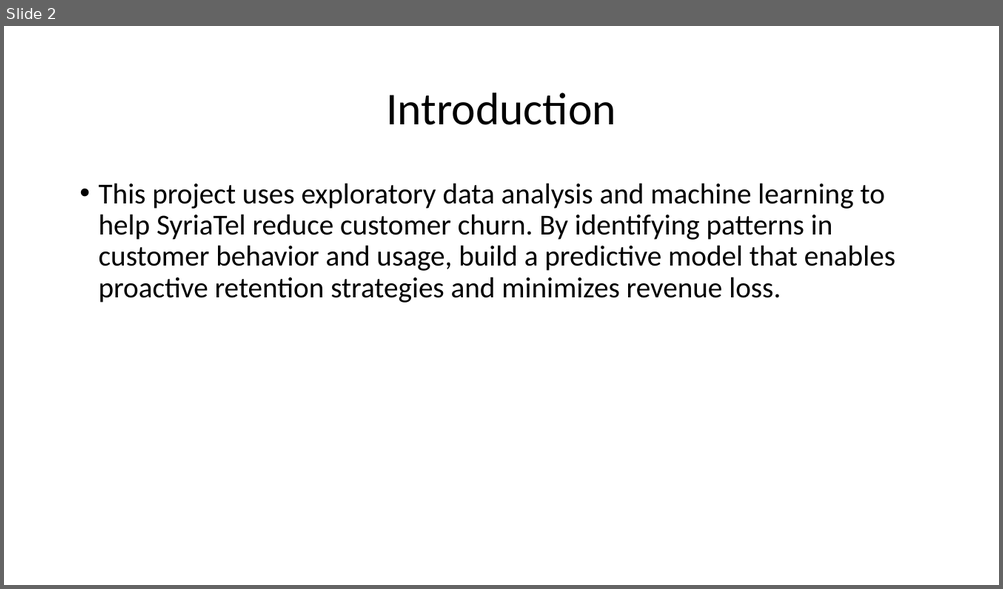
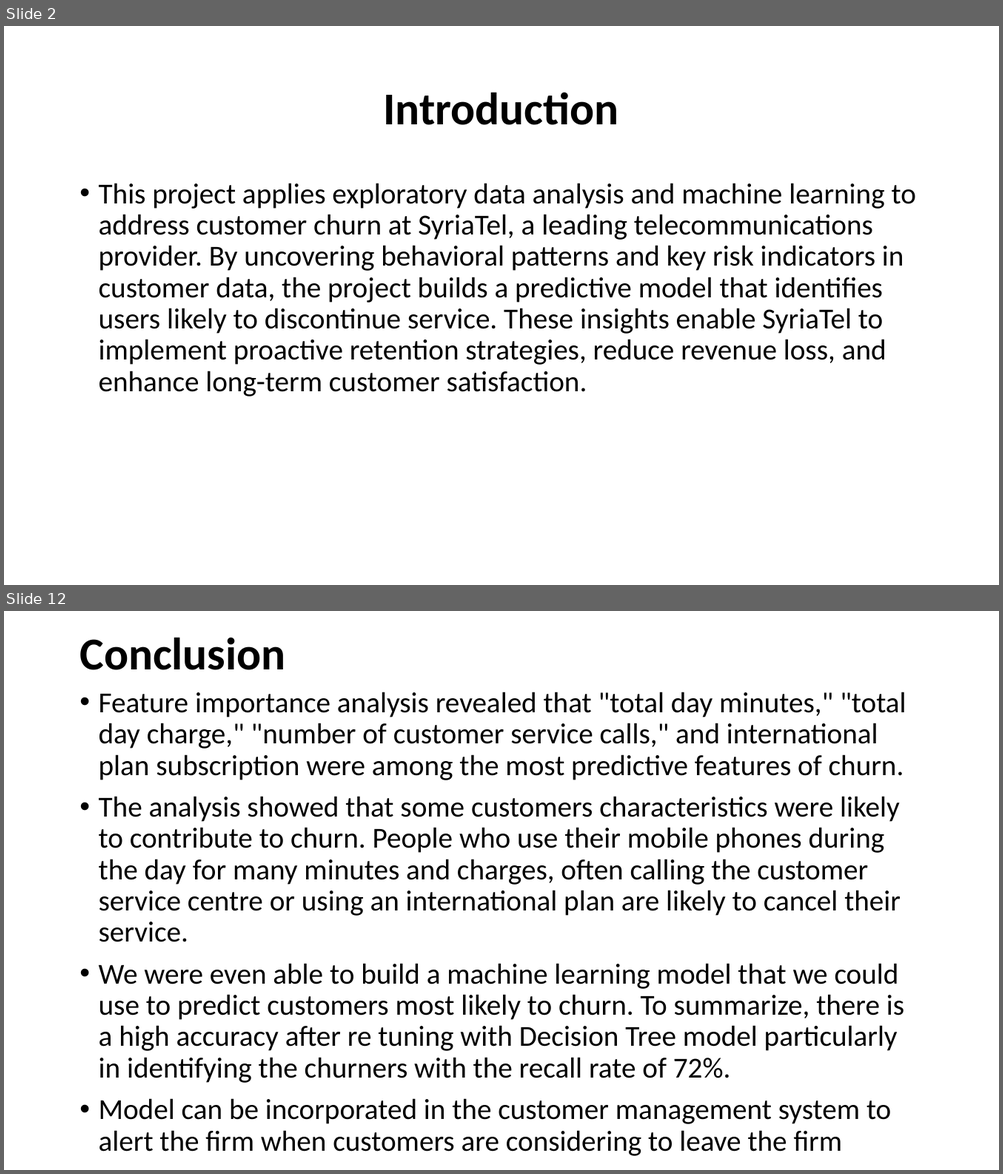
Before and after one commit to Dantonkip/Phase_3-project, a slide deck: Powepoint.pptx. Shown one above the other, each under a label of ours: slide 2 before the commit, slides 2 and 12 after it; the slides between them are not shown. The pictures are 1003x589 and 1003x1174 pixels, drawn with LibreOffice and Linux fonts; fonts in the diff are those of the drawing; background and template pictures are left out. Boxes give left, top, right and bottom in pixels: in the first picture for what was removed or moved away, otherwise in the second. Text is boxed around its words. In the diff, an @@ line names an element or a change of style, - is before the commit and + after.

```diff
--- a/Powepoint.pptx
+++ b/Powepoint.pptx
@@ slide 12 added at [4,611,999,1170], background picture (left out) @@
@@ title added at [79,637,285,670], 44 pt, text #000000, bold @@
+Conclusion
@@ text added at [99,692,905,1156], 28 pt, text #000000 @@
+• Feature importance analysis revealed that "total day minutes," "total day charge," "number of customer service calls," and international plan subscription were among the most predictive features of churn.
+• The analysis showed that some customers characteristics were likely to contribute to churn. People who use their mobile phones during the day for many minutes and charges, often calling the customer service centre or using an international plan are likely to cancel their service.
+• We were even able to build a machine learning model that we could use to predict customers most likely to churn. To summarize, there is a high accuracy after re tuning with Decision Tree model particularly in identifying the churners with the recall rate of 72%.
+• Model can be incorporated in the customer management system to alert the firm when customers are considering to leave the firm
@@ slide 2 changed as well @@
@@ title "Introduction" at [383,92,618,125]: bold on @@
@@ text at [99,183,916,397]: text changed @@
-• This project uses exploratory data analysis and machine learning to help SyriaTel reduce customer churn. By identifying patterns in customer behavior and usage, build a predictive model that enables proactive retention strategies and minimizes revenue loss.
+• This project applies exploratory data analysis and machine learning to address customer churn at SyriaTel, a leading telecommunications provider. By uncovering behavioral patterns and key risk indicators in customer data, the project builds a predictive model that identifies users likely to discontinue service. These insights enable SyriaTel to implement proactive retention strategies, reduce revenue loss, and enhance long-term customer satisfaction.
```
Also in this commit, not shown: 1 other slide changed, 10 other slides added, 1 slide removed, 1 other file.
